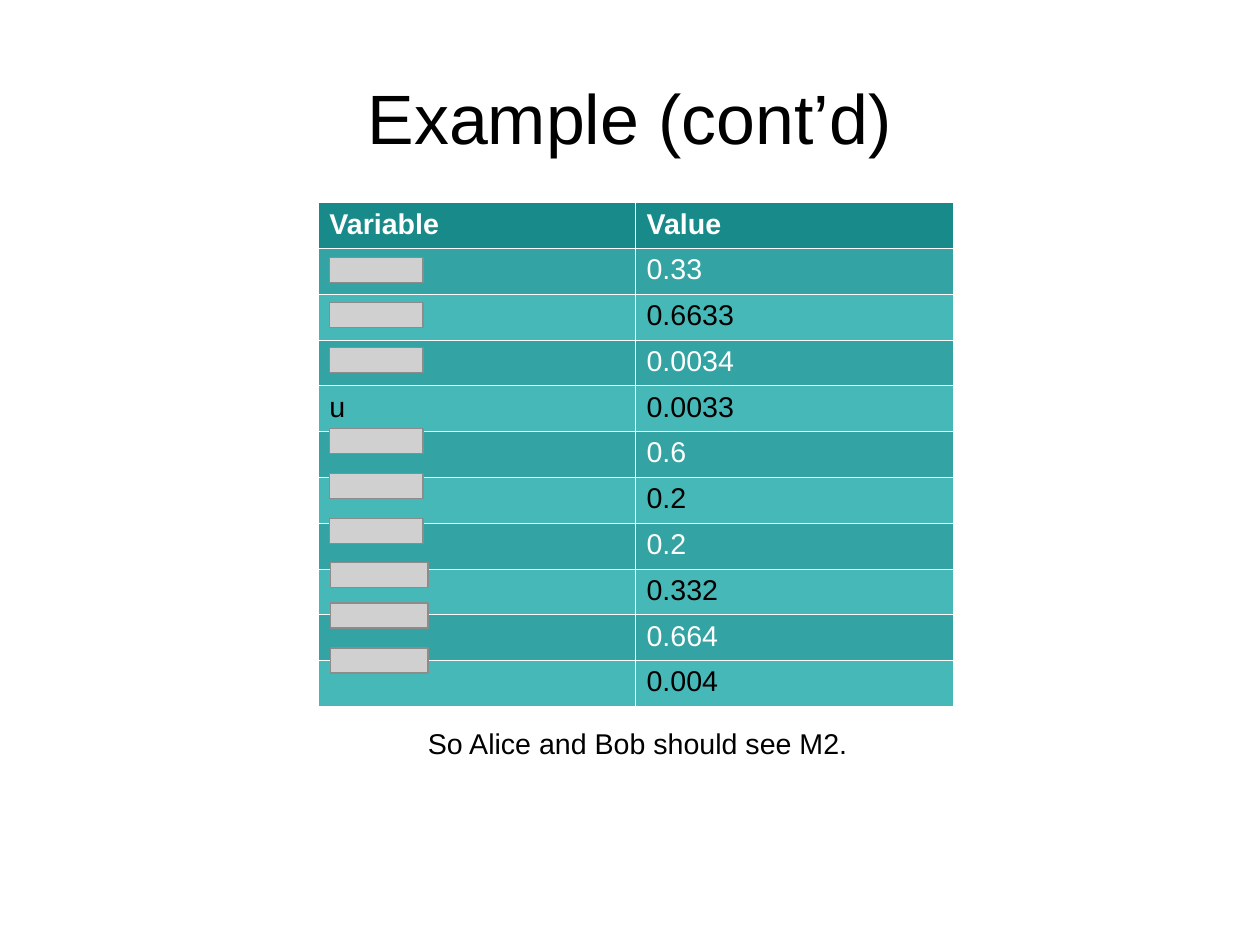
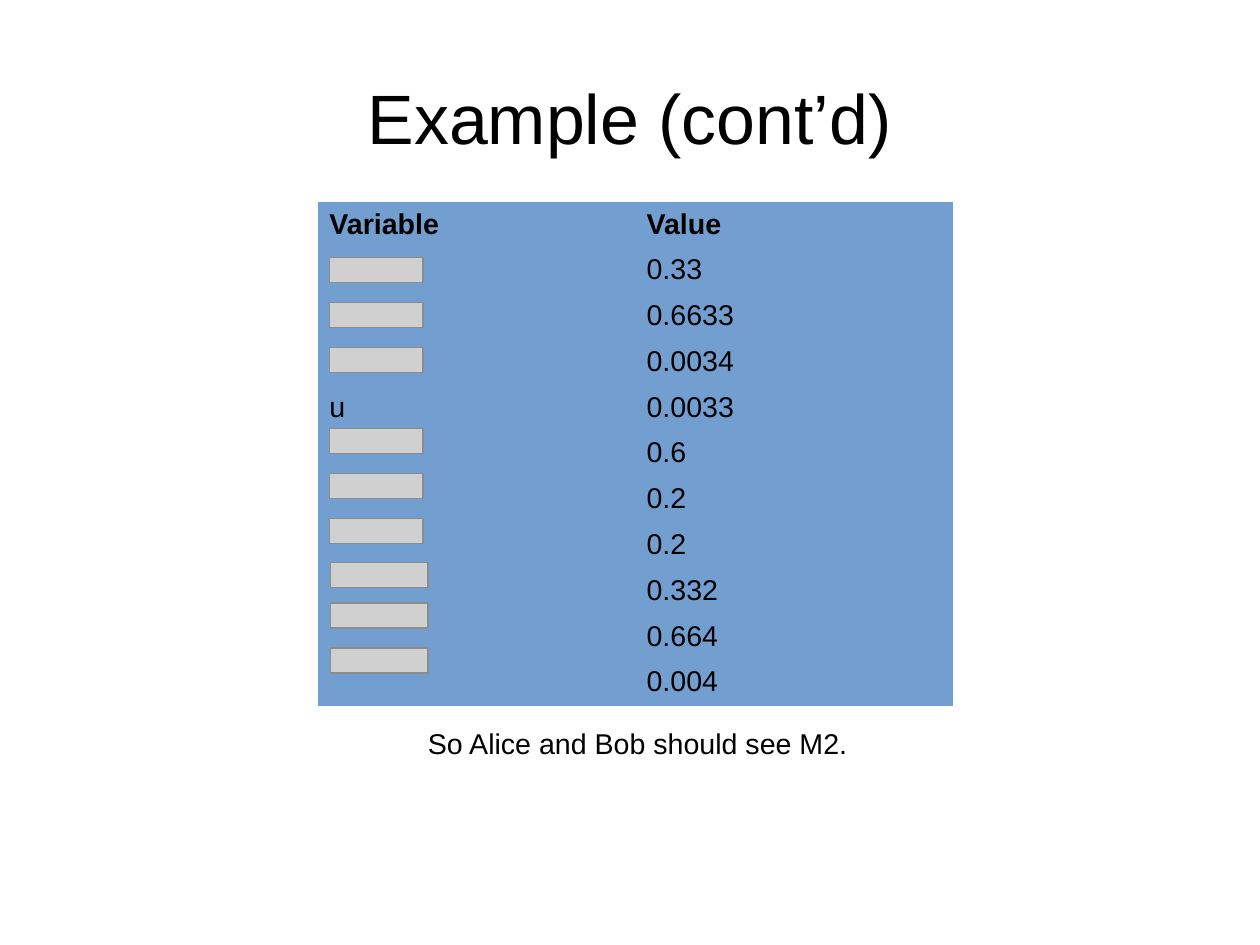
Before and after one commit to bstamour/SLHS, a slide deck: slide 25 of docs/proposal.odp. Drawn at 1260x945 pixels with LibreOffice and Linux fonts; fonts in the diff are those of the drawing; grey boxes stand for pictures. Boxes give left, top, right and bottom in pixels: in the first picture for what was removed or moved away, otherwise in the second. Text is boxed around its words. In the diff, an @@ line names an element or a change of style, - is before the commit and + after.

```diff
--- a/docs/proposal.odp
+++ b/docs/proposal.odp
@@ table at <box>318,202,954,696</box> @@
@@ fill #198A8A to #729FCF in row 1 @@
@@ fill #33A3A3 to #729FCF in 10 cells @@
@@ fill #47B8B8 to #729FCF in 10 cells @@
@@ text colour #FFFFFF to #000000 in "Variable", "Value", "0.33", "0.0034" and 3 more places @@
@@ borders changed @@
```
Also in this commit, not shown: 5 other slides changed, 1 slide added, 16 other files.
